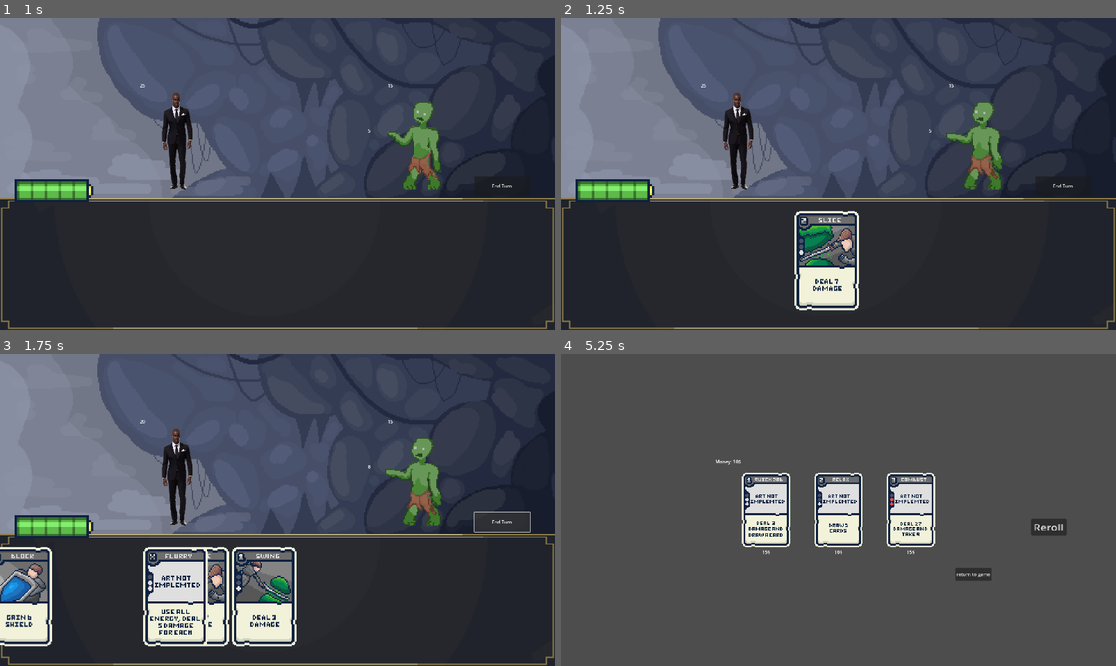
Above: before the commit, frames 1-4 (two rows, left to right).
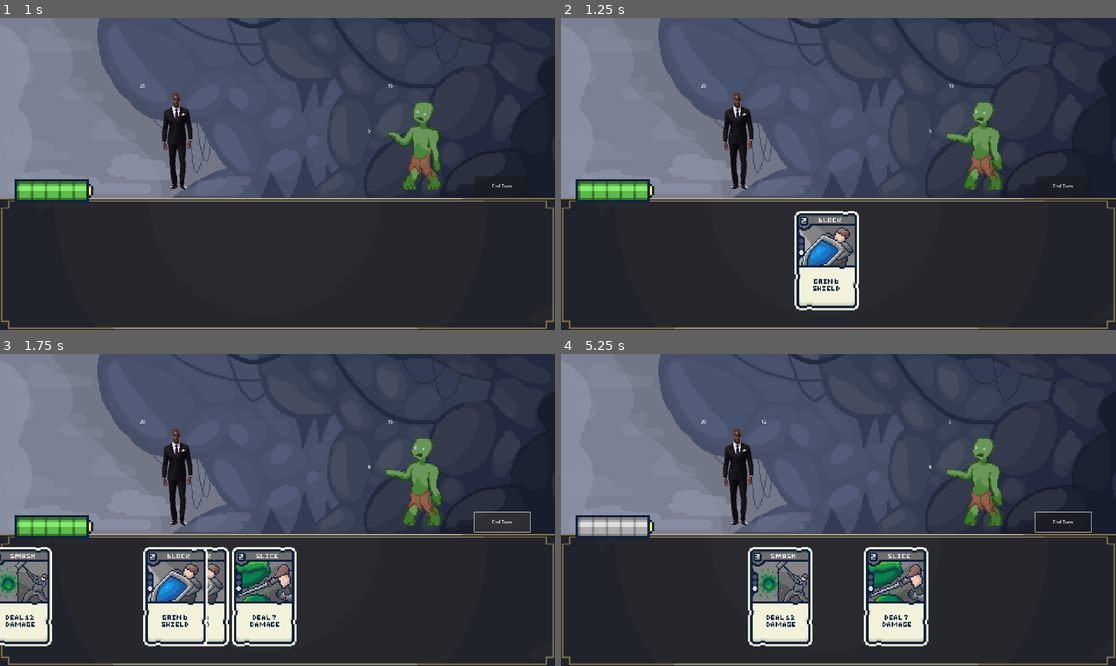
Above: after the commit, the same moments.

Repository: Fredeblok0912/Card_game
Game: Godot game, scene res://menu.tscn
The game is run twice, just before and just after one commit, with the same random seed, the same clock (stepped at 60 frames per second) and the same inputs.
Inputs (mouse positions are in pixels of both pictures, inside the frame that each line leads up to):
- Up to frame 1 (1 s): click (155, 270) at 0.5 s
- Up to frame 2 (1.25 s): no input
- Up to frame 3 (1.75 s): click "End Turn" at 1.25 s
- Up to frame 4 (5.25 s): move the mouse to (727, 597) at 2.02 s; hold Up (ui_up) 2.03-2.78 s; click (727, 597) at 2.17 s; move the mouse to (738, 597) at 2.77 s; hold Down (ui_down) 2.78-3.53 s; click (738, 597) at 2.92 s; move the mouse to (771, 597) at 3.52 s; hold Up (ui_up) 3.53-5.03 s; click (771, 597) at 3.67 s; move the mouse to (805, 597) at 4.27 s; click (805, 597) at 4.42 s; move the mouse to (838, 597) at 5.02 s; hold Down (ui_down) from 5.03 s (still down); click (838, 597) at 5.17 s

Frame 1 is identical in both runs. In frame 2, 1.1% of the frame differs, in the area x 42-53%, y 64-88%; in frame 3, 3.6%; in frame 4, 91%, in the area x 0-100%, y 0-100%.
Error before the commit: Invalid operands 'Nil' and 'int' in operator '<='. (res://Gamecode.gd:99)

Commit message:
shop quickfix

Diff:
--- a/Cardlist.gd
+++ b/Cardlist.gd
@@ -1,7 +1,4 @@
 extends Node
-
-@onready var gamecode = get_node("/root/Gamecode")
-@onready var x_cost = gamecode.current_energy as int#x cos#x cost spends all of the remaining energy
 
 # Kort Database som en dictionary
 # cost = the amount of energy the card costs
@@ -21,7 +18,7 @@
 	006: {"name": "Backstab","cost":2, "damage": 9, "shield": 0, "draw":0, "heal":0, "selfdamage":0,"executionmult":1,"rarity":2},
 	007: {"name": "Armor Up!","cost":3, "damage": 0, "shield": 9, "draw":0, "heal":0, "selfdamage":0,"executionmult":1,"rarity":2},
 	008: {"name": "Quick Jab","cost":1, "damage": 3, "shield": 0, "draw":1, "heal":0, "selfdamage":0,"executionmult":1,"rarity":2},
-	009: {"name": "Flurry","cost": x_cost, "damage": 5, "shield": 0, "draw":0, "heal":0, "selfdamage":0,"executionmult":x_cost,"rarity":2},
+	009: {"name": "Flurry","cost": "0ass", "damage": 5, "shield": 0, "draw":0, "heal":0, "selfdamage":0,"executionmult":"x_cost","rarity":2},
 	010: {"name": "Deathblow","cost":5, "damage": 35, "shield": 0, "draw":0, "heal":0, "selfdamage":0,"executionmult":1,"rarity":3},
 	011: {"name": "Singe","cost":1, "damage": 7, "shield": 0, "draw":0, "heal":0, "selfdamage":3,"executionmult":1,"rarity":1},
 	012: {"name": "Flamekick","cost":2, "damage": 15, "shield": 0, "draw":0, "heal":0, "selfdamage":5,"executionmult":1,"rarity":1},
@@ -61,7 +58,7 @@
 	}
 
 # Etablering af main Deck Arrays
-var decklist = [9,9,9,9,1,2,2,3,4,4]       		# Det permanente deck som bliver kopieret til hvert combat, er den som man skal add kort til når man køber
+var decklist = [1,2,2,3,4,4]       		# Det permanente deck som bliver kopieret til hvert combat, er den som man skal add kort til når man køber
 var current_decklist = []	# Kort som er i spillerens deck under combat, burde være tom og kopiere inholdet af decklist, men for testing rn er den fyldt
 var hand_cards = []						# Kort som er i spillerens hånd
 #Discard should be empty, this is for testing purposes
--- a/Gamecode.gd
+++ b/Gamecode.gd
@@ -93,9 +93,6 @@
 func card_clicked(_viewport, event, _shape_idx, card_id, card_node):
 	if event is InputEventMouseButton and event.pressed and event.button_index == MOUSE_BUTTON_LEFT:
 		var cardcost = Cardlist.card_database[card_id].get("cost")
-		print("x cost ",Cardlist.x_cost)
-		print("card cost ", cardcost)
-		print("current_energy ",current_energy)
 		if cardcost <= current_energy:
 			card_played(card_id)
 			Cardlist.discard_pile.append(card_id)
--- a/game.tscn
+++ b/game.tscn
@@ -23,7 +23,7 @@
 [ext_resource type="Texture2D" uid="uid://c86bc1ote7wq4" path="res://sprite_zombie_1.png" id="20_hb5m1"]
 [ext_resource type="Script" uid="uid://vp51ded4iwdj" path="res://enemy_sprites.gd" id="21_hb5m1"]
 [ext_resource type="Script" uid="uid://cr38awxe7fkwr" path="res://Enemy_health_text.gd" id="22_qhcbd"]
-[ext_resource type="Script" uid="uid://crxyguefblvk5" path="res://Enemy_shield_text.gd" id="23_f1jbl"]
+[ext_resource type="Script" uid="uid://crxyguefblvk5" path="res://enemy_shield_text.gd" id="23_f1jbl"]
 [ext_resource type="Script" uid="uid://b1mmwmr6x1suf" path="res://enemy_shield_gain_text.gd" id="25_xa8c5"]
 [ext_resource type="Script" uid="uid://bfu00exqvq57v" path="res://enemy_attack_text.gd" id="26_5b14r"]
 [ext_resource type="Script" uid="uid://b1i7rtk3hr1rm" path="res://enemy_heal_text.gd" id="27_bnpwn"]
--- a/shop.gd
+++ b/shop.gd
@@ -1,6 +1,6 @@
 extends Node2D
 @onready var label: Label = $Label
-var rerolls = 1
+var rerolls = 5
 
 var rarity_price = {
 	001:{"price":10},
@@ -10,15 +10,15 @@
 
 
 func _ready():
+	rerolls = 5
 	display_cards()
 	label.text = "Money: " + str(player.money)+"$"
 
 
 func buy_cards(card_id, price):
-	if not player.money < price:
 		Cardlist.decklist.append(card_id)
 		player.money = player.money - price
-		label.text = "Money: " + str(player.money)
+		label.text = "Money: " + str(player.money) + "$"
 
 
 func weighted_randomizer_and_picker()-> Array:
@@ -100,9 +100,12 @@
 
 		card.input_event.connect(func(_viewport, event, _shape_idx):
 			if event is InputEventMouseButton and event.pressed and event.button_index == MOUSE_BUTTON_LEFT and player.money > int(Cardlist.card_database[card_id].get("cost")):
-				print("Bought: ", card_id)
-				buy_cards(card_id, rarity_price[Cardlist.card_database[card_id]["rarity"]].get("price"))
-				card.queue_free()
+				if not player.money < price:
+					print("Bought: ", card_id)
+					buy_cards(card_id, rarity_price[Cardlist.card_database[card_id]["rarity"]].get("price"))
+					card.queue_free()
+				else:
+					print("card too expensive")
 		)
 
 		$Cards.add_child(card)
@@ -117,9 +120,10 @@
 
 
 func _on_button2_pressed() -> void:
-	if player.money > rerolls:
-		player.money -= rerolls
+	if not player.money < rerolls:
+		player.money = player.money - rerolls
 		for card in $Cards.get_children():
 			card.queue_free()
 		display_cards()
-		rerolls += 1
+		rerolls = rerolls + 1
+		label.text = "Money: " + str(player.money) + "$"
